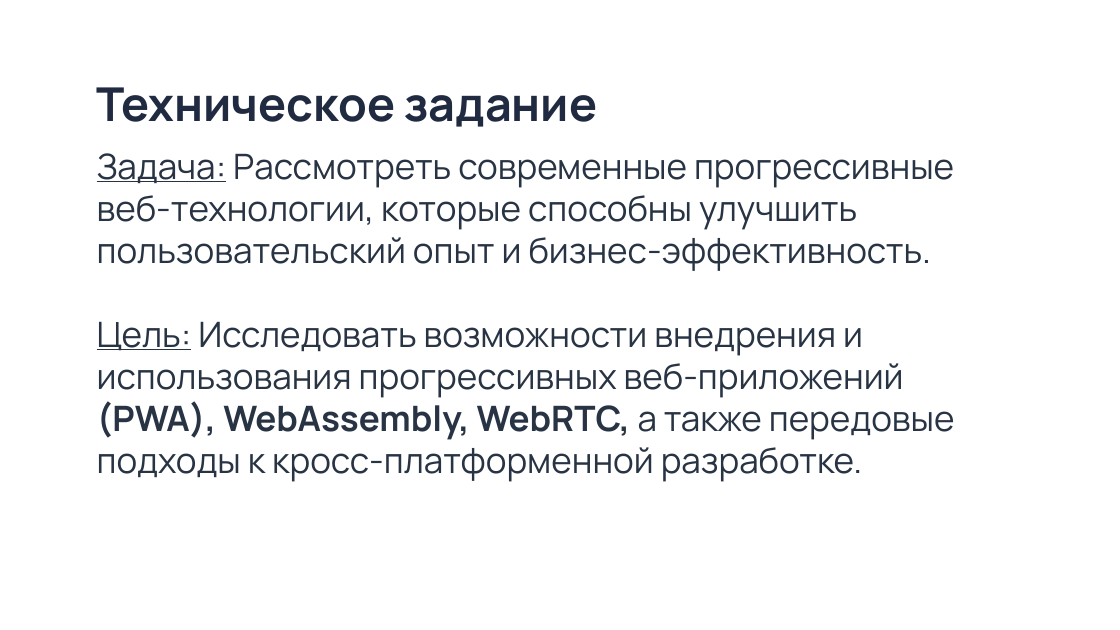
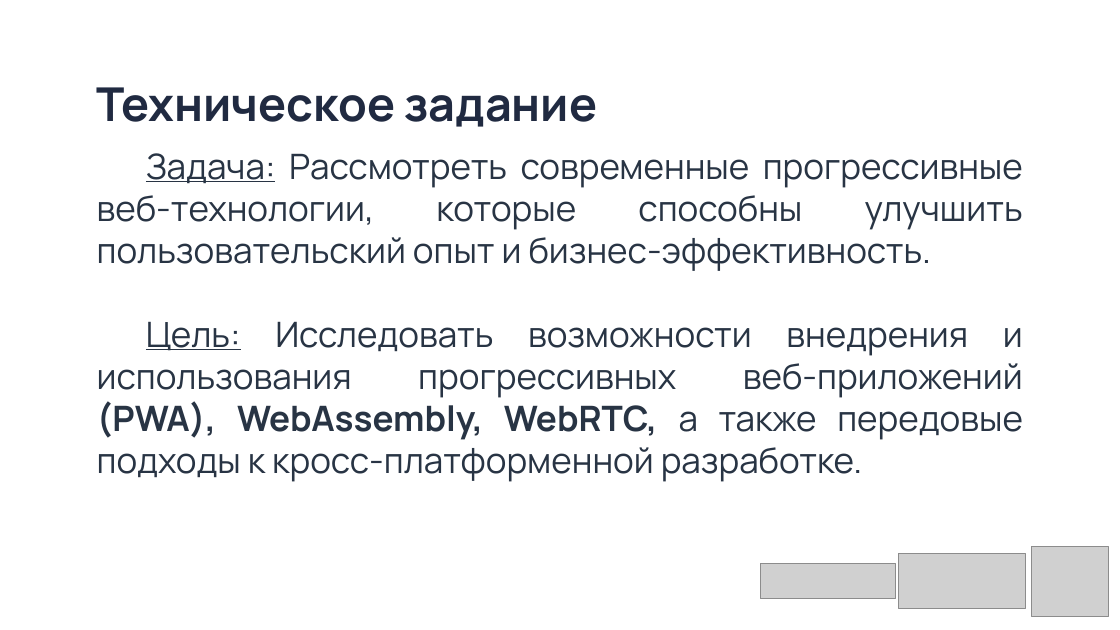
Before and after one commit to HeisPovedim/SFEDU, a slide deck: slide 2 of Курс 1/ВВиД/Презентация.pptx. Drawn at 1120x630 pixels with LibreOffice and Linux fonts; fonts in the diff are those of the drawing; grey boxes stand for pictures; background and template pictures are left out. Boxes give left, top, right and bottom in pixels: in the first picture for what was removed or moved away, otherwise in the second. Text is boxed around its words. In the diff, an @@ line names an element or a change of style, - is before the commit and + after.

```diff
--- a/Курс 1/ВВиД/Презентация.pptx
+++ b/Курс 1/ВВиД/Презентация.pptx
@@ text "Задача: Рассмотреть современные прогрессивные веб-технологии ..." at (97, 153, 1023, 482): alignment left to justified; indent changed @@
@@ picture added at (760, 564, 896, 599) @@
@@ picture added at (899, 554, 1026, 609) @@
@@ picture added at (1032, 546, 1108, 617) @@
```
Also in this commit, not shown: 12 other slides changed, 1 slide added, 2 other files.
